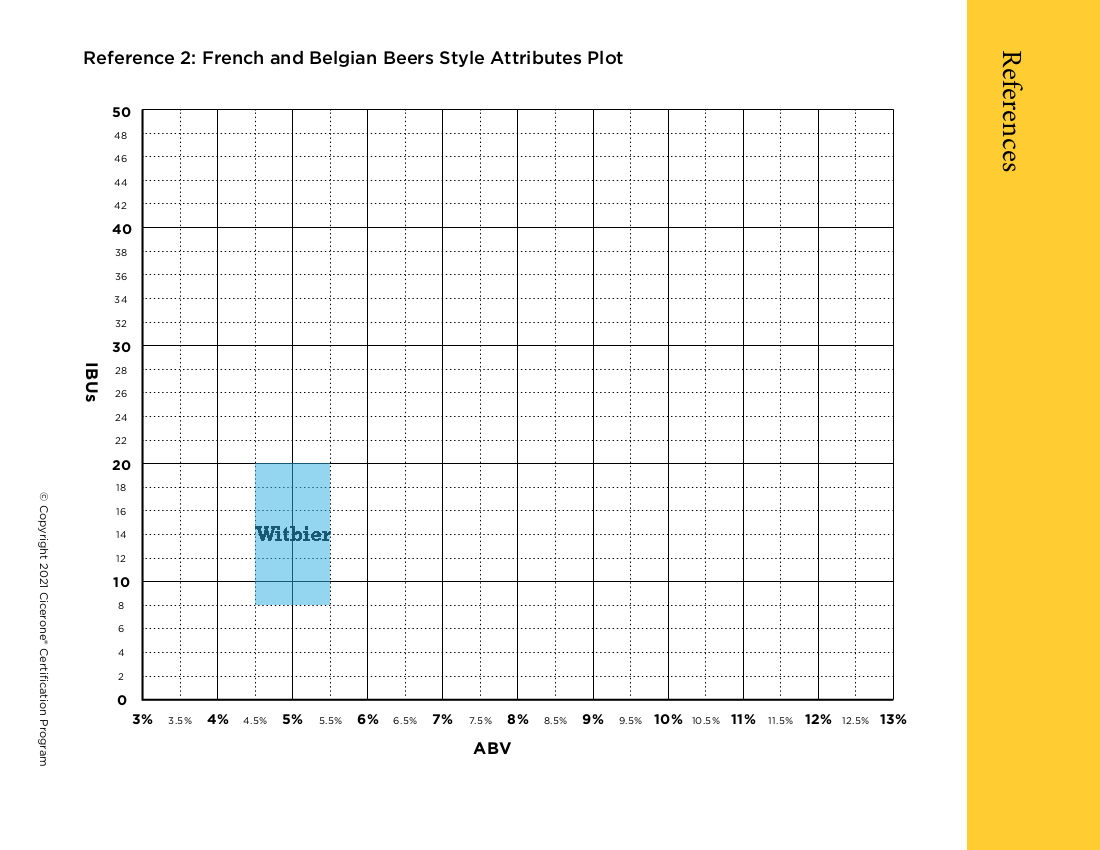
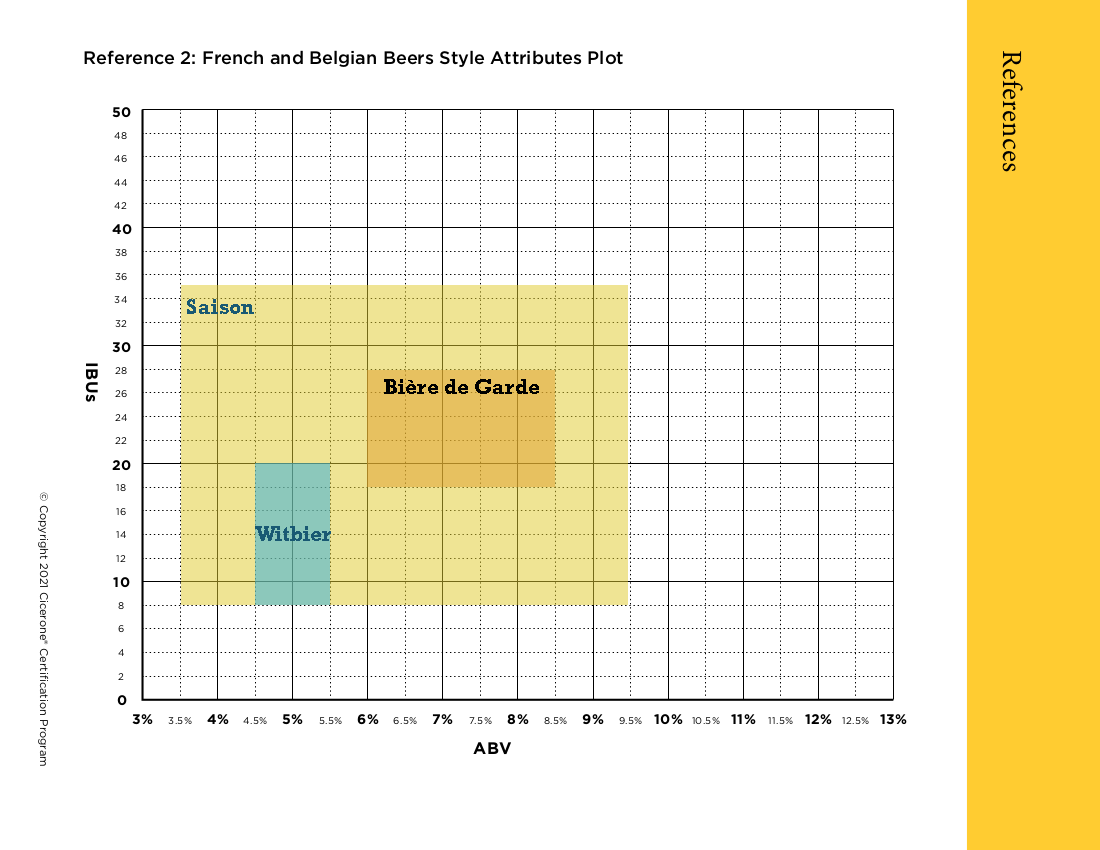
Two versions of the same layered image (1100 × 850). Layer-by-layer changes:
added layer "Bière de Garde" above "Saison" over [left=384, top=379, right=539, bottom=394]
added layer "Saison" above "Witbier" over [left=187, top=299, right=254, bottom=314]
added layer "biere de garde" above "witbier" over [left=367, top=370, right=555, bottom=487]
added layer "saison" above "02__french_and_belgian_style_attributes.pdf" over [left=181, top=285, right=628, bottom=605]
